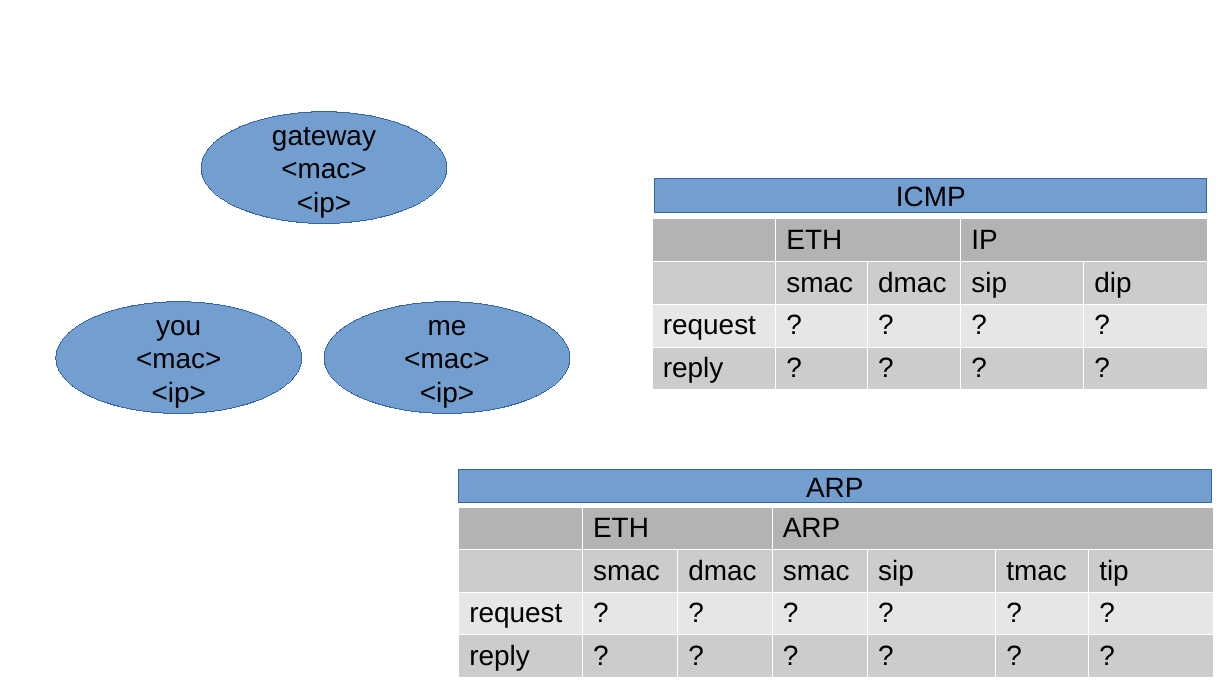
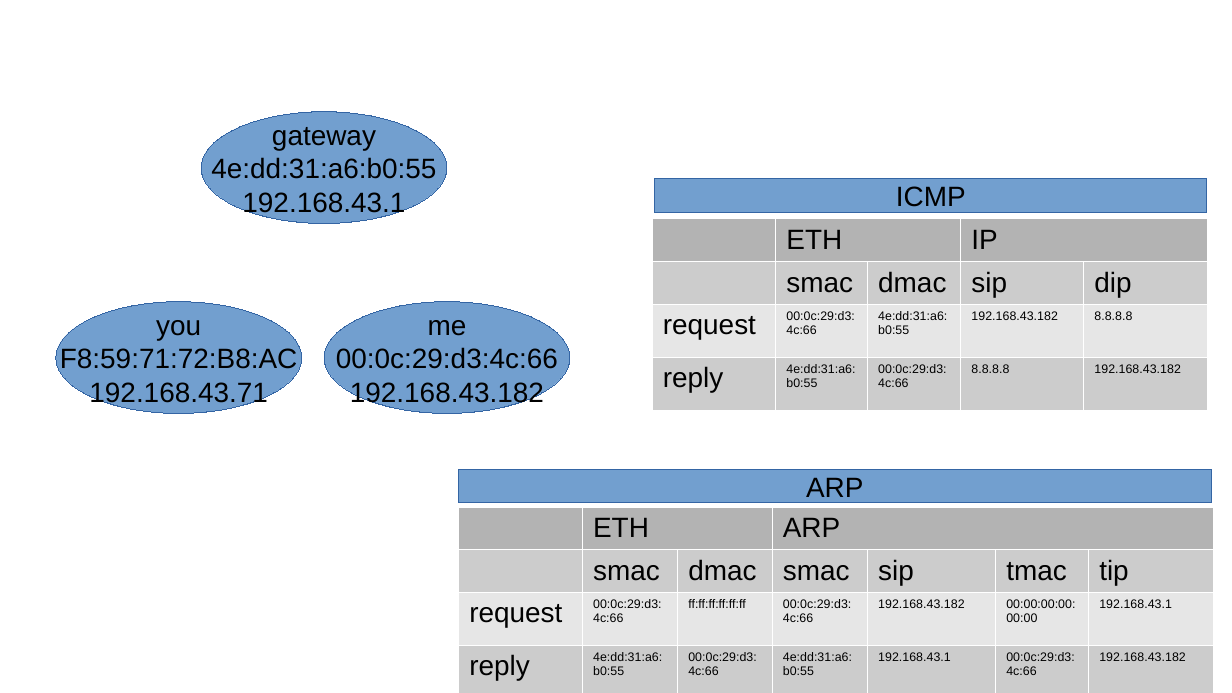
Before and after one commit to chs6558/send-arp-test, a slide deck: slide 1 of ppt/send-arp-test.pptx. Drawn at 1232x693 pixels with LibreOffice and Linux fonts; fonts in the diff are those of the drawing. Boxes give left, top, right and bottom in pixels: in the first picture for what was removed or moved away, otherwise in the second. Text is boxed around its words. In the diff, an @@ line names an element or a change of style, - is before the commit and + after.

Commit message:
ppt upload

```diff
--- a/ppt/send-arp-test.pptx
+++ b/ppt/send-arp-test.pptx
@@ text in ellipse at [211,157,436,217]: text changed @@
-<mac>
-<ip>
+4e:dd:31:a6:b0:55
+192.168.43.1
@@ table at [652,218,1207,419] @@
-row 3: request | ? | ? | ? | ?
+row 3: request | 00:0c:29:d3:4c:66 | 4e:dd:31:a6:b0:55 | 192.168.43.182 | 8.8.8.8
-row 4: reply | ? | ? | ? | ?
+row 4: reply | 4e:dd:31:a6:b0:55 | 00:0c:29:d3:4c:66 | 8.8.8.8 | 192.168.43.182
@@ text in ellipse at [60,348,297,407]: text changed @@
-<mac>
-<ip>
+F8:59:71:72:B8:AC
+192.168.43.71
@@ text in ellipse at [336,347,558,407]: text changed @@
-<mac>
-<ip>
+00:0c:29:d3:4c:66
+192.168.43.182
@@ table at [458,508,1214,693] @@
-row 3: request | ? | ? | ? | ? | ? | ?
+row 3: request | 00:0c:29:d3:4c:66 | ff:ff:ff:ff:ff:ff | 00:0c:29:d3:4c:66 | 192.168.43.182 | 00:00:00:00:00:00 | 192.168.43.1
-row 4: reply | ? | ? | ? | ? | ? | ?
+row 4: reply | 4e:dd:31:a6:b0:55 | 00:0c:29:d3:4c:66 | 4e:dd:31:a6:b0:55 | 192.168.43.1 | 00:0c:29:d3:4c:66 | 192.168.43.182
```
